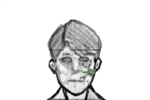
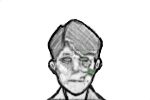
Layers edited between the first and the second 150×100 image:
renamed "Calque 11" to "Calque 12", painted on it over left=47, top=18, right=103, bottom=92
